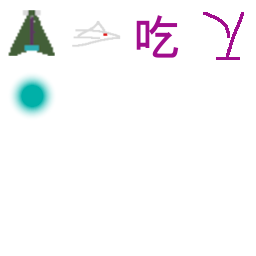
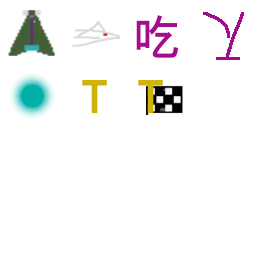
Layers edited between the first and the second 256 x 256 image:
added layer "T #1" above "T" over [138, 80, 163, 113]
added layer "T" above "Eingefügte Ebene-Kopie" over [82, 80, 107, 113]
added layer "Eingefügte Ebene-Kopie" above "mapicons.png" over [145, 85, 183, 115]
